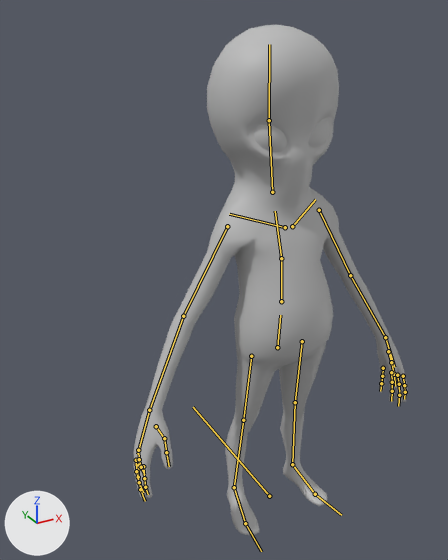
The FBX model Assets/Characters/Enemy/Animations/Alien.fbx, before and after one commit.
Both versions are drawn from a camera (50 mm lens) standing at (-1.086, -1.598, 1.782) and looking at (-0.058, 0.271, 0.848). The axes (+X, +Y, +Z) are drawn at lower left. The lights are the same throughout. The bones that bend it are drawn over the model as lines.

Names of what the first picture shows: 'MESH_CHA_Alien'.
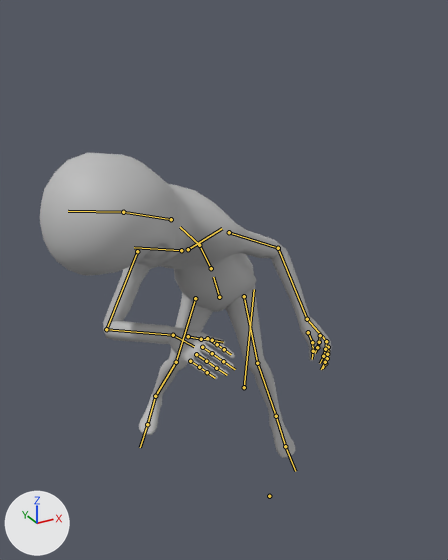
The newer file adds an action. The first version stands in its rest pose; the second is drawn at frame 28 of the action 'DFRM_ARM|Hit_ZombieReactionHit2'.

Changed parts and their boxes (x1, y1, x2, y2) in the pictures (448 x 560 px):
'MESH_CHA_Alien', posed (6% wider, 40% shorter)
    before: (133, 25, 407, 535)
    after: (40, 153, 331, 458)
bone 'JNT_Root_OFF', root to tip
    before: (269, 496) to (193, 407)
    after: (244, 387) to (254, 289)
bone 'JNT_Spine2', root to tip
    before: (281, 301) to (281, 258)
    after: (211, 268) to (199, 245)
bone 'JNT_Spine3', root to tip
    before: (281, 258) to (275, 211)
    after: (199, 245) to (180, 227)
bone 'JNT_Neck', root to tip
    before: (272, 192) to (269, 120)
    after: (171, 219) to (123, 212)
bone 'JNT_Clavicle_L', root to tip
    before: (292, 226) to (315, 199)
    after: (188, 249) to (222, 228)
bone 'JNT_Shoulder_L', root to tip
    before: (319, 210) to (350, 275)
    after: (229, 232) to (278, 248)
bone 'JNT_Elbow_L', root to tip
    before: (350, 275) to (385, 337)
    after: (278, 248) to (307, 319)
bone 'JNT_Wrist_L', root to tip
    before: (385, 337) to (394, 367)
    after: (307, 319) to (325, 340)
bone 'JNT_Index1_L', root to tip
    before: (403, 376) to (404, 385)
    after: (327, 351) to (327, 358)
bone 'JNT_Thumb1_L', root to tip
    before: (388, 351) to (391, 362)
    after: (308, 332) to (312, 342)
bone 'JNT_Thumb2_L', root to tip
    before: (391, 362) to (394, 374)
    after: (312, 342) to (313, 351)
bone 'JNT_Middle1_L', root to tip
    before: (397, 375) to (399, 384)
    after: (328, 347) to (327, 354)
bone 'JNT_Ring1_L', root to tip
    before: (391, 372) to (392, 382)
    after: (326, 341) to (325, 349)
bone 'JNT_Pinky1_L', root to tip
    before: (383, 368) to (382, 376)
    after: (320, 335) to (319, 342)
bone 'JNT_Clavicle_R', root to tip
    before: (285, 227) to (229, 214)
    after: (181, 250) to (134, 247)
bone 'JNT_Shoulder_R', root to tip
    before: (227, 226) to (183, 316)
    after: (137, 251) to (106, 329)
bone 'JNT_Elbow_R', root to tip
    before: (183, 316) to (149, 410)
    after: (106, 329) to (173, 335)
bone 'JNT_Wrist_R', root to tip
    before: (149, 410) to (137, 454)
    after: (173, 335) to (194, 346)
bone 'JNT_Index1_R', root to tip
    before: (143, 466) to (144, 478)
    after: (207, 338) to (217, 344)
bone 'JNT_Thumb1_R', root to tip
    before: (156, 426) to (164, 438)
    after: (188, 336) to (201, 339)
bone 'JNT_Thumb2_R', root to tip
    before: (164, 438) to (166, 452)
    after: (201, 339) to (212, 340)
bone 'JNT_Middle1_R', root to tip
    before: (138, 465) to (138, 477)
    after: (202, 347) to (212, 353)
bone 'JNT_Ring1_R', root to tip
    before: (136, 460) to (136, 471)
    after: (196, 354) to (206, 361)
bone 'JNT_Pinky1_R', root to tip
    before: (138, 450) to (139, 459)
    after: (190, 361) to (199, 367)
bone 'JNT_Hips_L', root to tip
    before: (302, 341) to (295, 402)
    after: (244, 296) to (257, 363)
bone 'JNT_Knee_L', root to tip
    before: (295, 402) to (292, 464)
    after: (257, 363) to (276, 416)
bone 'JNT_Ankle_L', root to tip
    before: (292, 464) to (315, 494)
    after: (276, 416) to (285, 446)
bone 'JNT_Hips_R', root to tip
    before: (251, 356) to (243, 420)
    after: (195, 298) to (176, 362)
bone 'JNT_Knee_R', root to tip
    before: (243, 420) to (234, 487)
    after: (176, 362) to (155, 396)
bone 'JNT_Ankle_R', root to tip
    before: (234, 487) to (245, 523)
    after: (155, 396) to (147, 424)

The edits, one by one:
Bone 'JNT_Root_OFF' (bone_jnt_root_off) moves from (0.0, 0.0, 0.0) to (0.285, 0.683, 0.023).
Bone 'JNT_Root_OFF' (bone_jnt_root_off) turns from (0, 0, 0) to (22, -7, -38) degrees about its own x, y and z.
Bone 'JNT_Spine2' (bone_jnt_spine2) turns from (0, 0, 0) to (5, -1, -13) degrees about its own x, y and z.
Bone 'JNT_Spine3' (bone_jnt_spine3) turns from (0, 0, 0) to (9, -4, -27) degrees about its own x, y and z.
Bone 'JNT_Neck' (bone_jnt_neck) turns from (0, 0, 0) to (13, 0, -10) degrees about its own x, y and z.
Bone 'JNT_Clavicle_L' (bone_jnt_clavicle_l) turns from (0, 0, 0) to (0, -2, -12) degrees about its own x, y and z.
Bone 'JNT_Shoulder_L' (bone_jnt_shoulder_l) turns from (0, 0, 0) to (-21, -19, 4) degrees about its own x, y and z.
Bone 'JNT_Elbow_L' (bone_jnt_elbow_l) turns from (0, 0, 0) to (-4, -1, -48) degrees about its own x, y and z.
Bone 'JNT_Wrist_L' (bone_jnt_wrist_l) turns from (0, 0, 0) to (-24, -14, 16) degrees about its own x, y and z.
Bone 'JNT_Index1_L' (bone_jnt_index1_l) turns from (0, 0, 0) to (-9, -2, -17) degrees about its own x, y and z.
Bone 'JNT_Thumb1_L' (bone_jnt_thumb1_l) turns from (0, 0, 0) to (-29, -18, -2) degrees about its own x, y and z.
Bone 'JNT_Thumb2_L' (bone_jnt_thumb2_l) turns from (0, 0, 0) to (27, -24, -20) degrees about its own x, y and z.
Bone 'JNT_Middle1_L' (bone_jnt_middle1_l) turns from (0, 0, 0) to (-10, -2, -20) degrees about its own x, y and z.
Bone 'JNT_Ring1_L' (bone_jnt_ring1_l) turns from (0, 0, 0) to (-1, 0, -18) degrees about its own x, y and z.
Bone 'JNT_Pinky1_L' (bone_jnt_pinky1_l) turns from (0, 0, 0) to (-2, 3, -16) degrees about its own x, y and z.
Bone 'JNT_Clavicle_R' (bone_jnt_clavicle_r) turns from (0, 0, 0) to (-2, 4, 22) degrees about its own x, y and z.
Bone 'JNT_Shoulder_R' (bone_jnt_shoulder_r) turns from (0, 0, 0) to (50, -28, 35) degrees about its own x, y and z.
Bone 'JNT_Elbow_R' (bone_jnt_elbow_r) turns from (0, 0, 0) to (-6, 6, 99) degrees about its own x, y and z.
Bone 'JNT_Wrist_R' (bone_jnt_wrist_r) turns from (0, 0, 0) to (-10, -36, -27) degrees about its own x, y and z.
Bone 'JNT_Index1_R' (bone_jnt_index1_r) turns from (0, 0, 0) to (-9, 2, 16) degrees about its own x, y and z.
Bone 'JNT_Thumb1_R' (bone_jnt_thumb1_r) turns from (0, 0, 0) to (4, -30, 12) degrees about its own x, y and z.
Bone 'JNT_Thumb2_R' (bone_jnt_thumb2_r) turns from (0, 0, 0) to (1, 1, -11) degrees about its own x, y and z.
Bone 'JNT_Middle1_R' (bone_jnt_middle1_r) turns from (0, 0, 0) to (-9, 2, 20) degrees about its own x, y and z.
Bone 'JNT_Ring1_R' (bone_jnt_ring1_r) turns from (0, 0, 0) to (-1, 0, 17) degrees about its own x, y and z.
Bone 'JNT_Pinky1_R' (bone_jnt_pinky1_r) turns from (0, 0, 0) to (2, -3, 17) degrees about its own x, y and z.
Bone 'JNT_Hips_L' (bone_jnt_hips_l) turns from (0, 0, 0) to (-10, -4, 66) degrees about its own x, y and z.
Bone 'JNT_Knee_L' (bone_jnt_knee_l) turns from (0, 0, 0) to (0, 0, -52) degrees about its own x, y and z.
Bone 'JNT_Ankle_L' (bone_jnt_ankle_l) turns from (0, 0, 0) to (-4, -10, 1) degrees about its own x, y and z.
Bone 'JNT_Hips_R' (bone_jnt_hips_r) turns from (0, 0, 0) to (-19, -5, -53) degrees about its own x, y and z.
Bone 'JNT_Knee_R' (bone_jnt_knee_r) turns from (0, 0, 0) to (-12, -9, 50) degrees about its own x, y and z.
Bone 'JNT_Ankle_R' (bone_jnt_ankle_r) turns from (0, 0, 0) to (-10, 14, 11) degrees about its own x, y and z.
